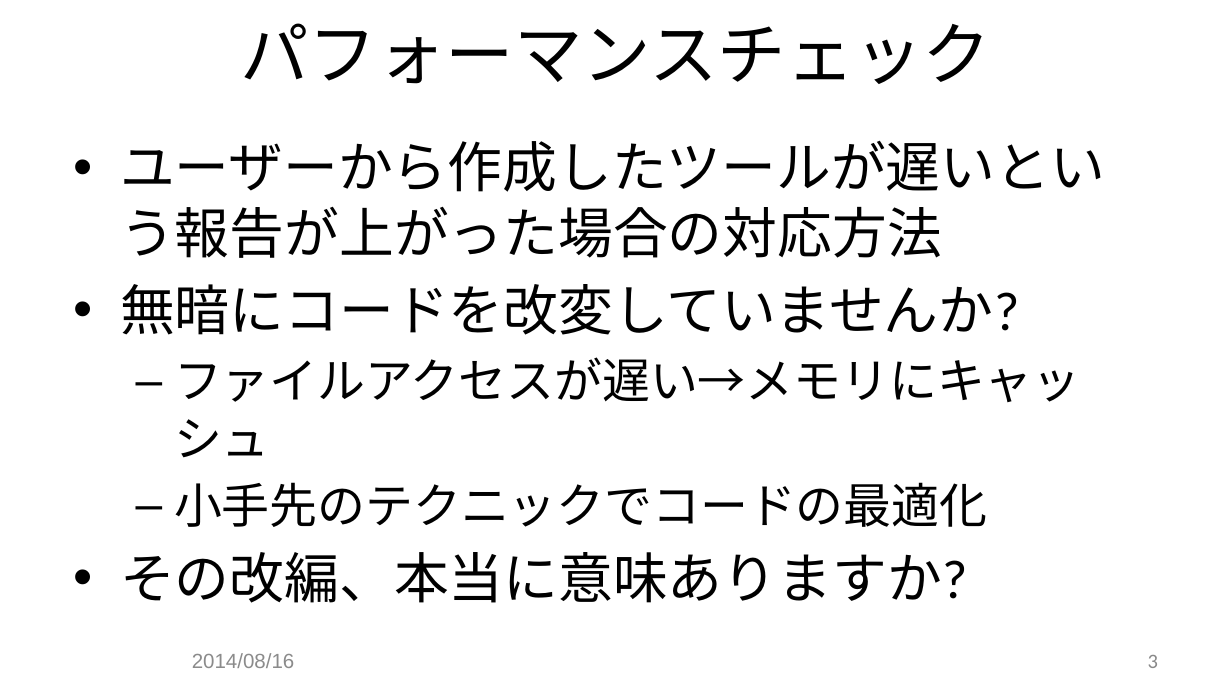
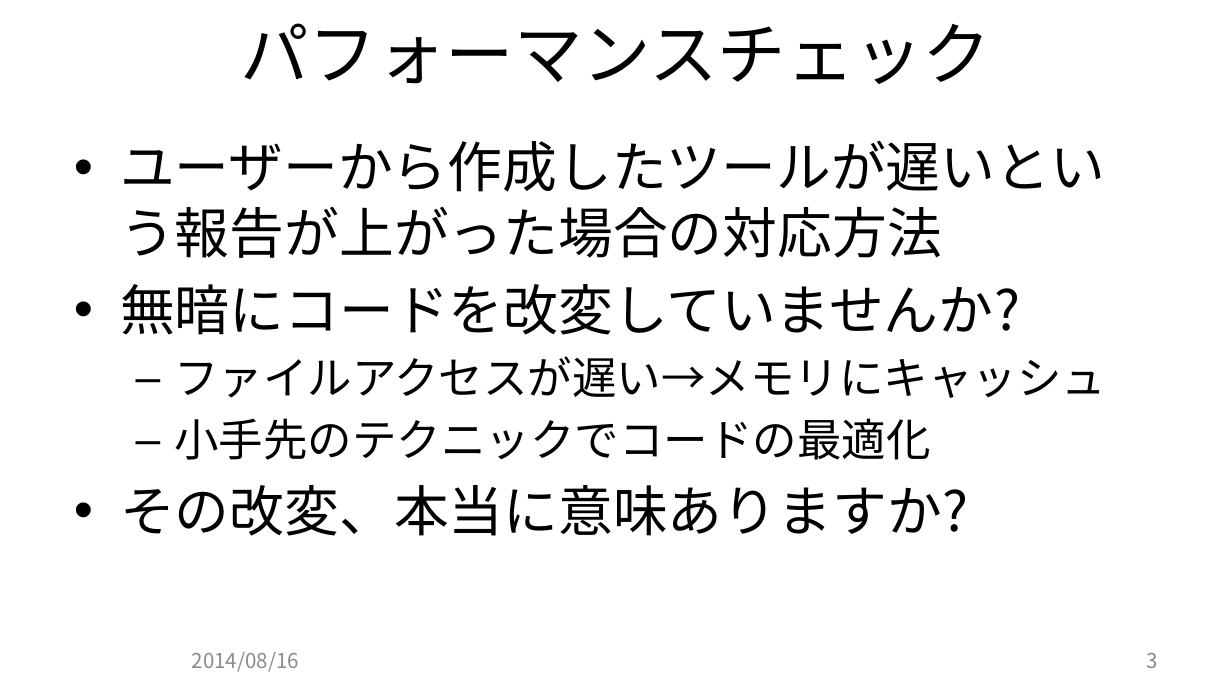
Before and after one commit to JCGS/CEDEC2014, a slide deck: slide 3 of chiyama/2014cedec_chiyama.pptx. Drawn at 1232x693 pixels with LibreOffice and Linux fonts; fonts in the diff are those of the drawing; background and template pictures are left out. Boxes give left, top, right and bottom in pixels: in the first picture for what was removed or moved away, otherwise in the second. Text is boxed around its words. In the diff, an @@ line names an element or a change of style, - is before the commit and + after.

```diff
--- a/chiyama/2014cedec_chiyama.pptx
+++ b/chiyama/2014cedec_chiyama.pptx
@@ text at <box>120,140,1106,460</box>: font Calibri to Noto Sans CJK JP in "ユーザーから作成したツールが遅いという報告が上がった場合の対応方法", "無暗にコードを改変していませんか?", "ファイルアクセスが遅い→メモリにキャッシュ", "小手先のテクニックでコードの最適化"; size 28 to 26 pt in "ファイルアクセスが遅い→メモリにキャッシュ", "小手先のテクニックでコードの最適化" @@
@@ text at <box>120,485,968,536</box>: text changed; font Calibri to Noto Sans CJK JP @@
-• その改編、本当に意味ありますか?
+• その改変、本当に意味ありますか?
@@ text "2014/08/16" at <box>192,652,299,672</box>: font Arial to Noto Sans CJK JP @@
@@ page number at <box>1147,653,1158,668</box>: font Calibri to Noto Sans CJK JP @@
```
Also in this commit, not shown: 9 other slides changed, 2 slides added.
